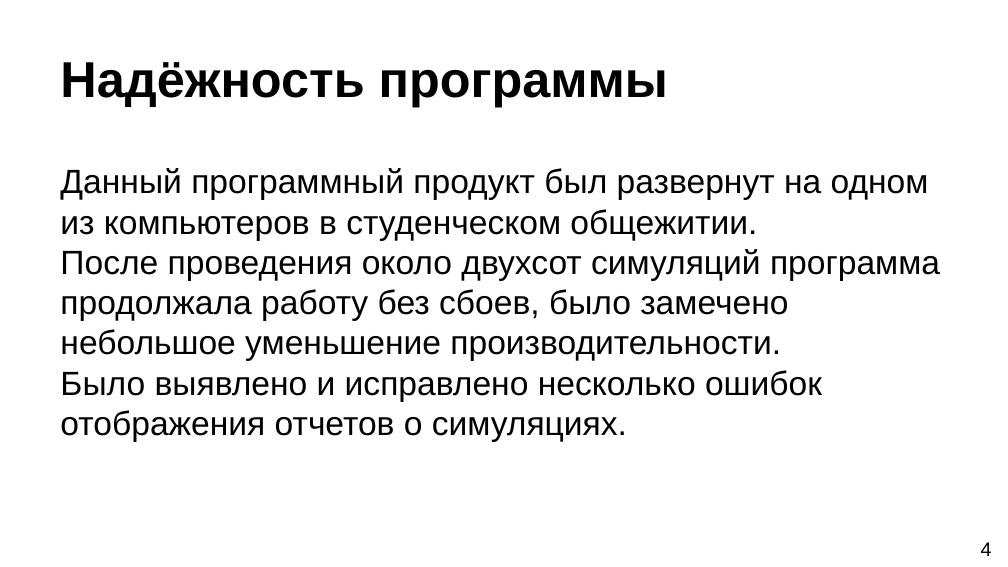
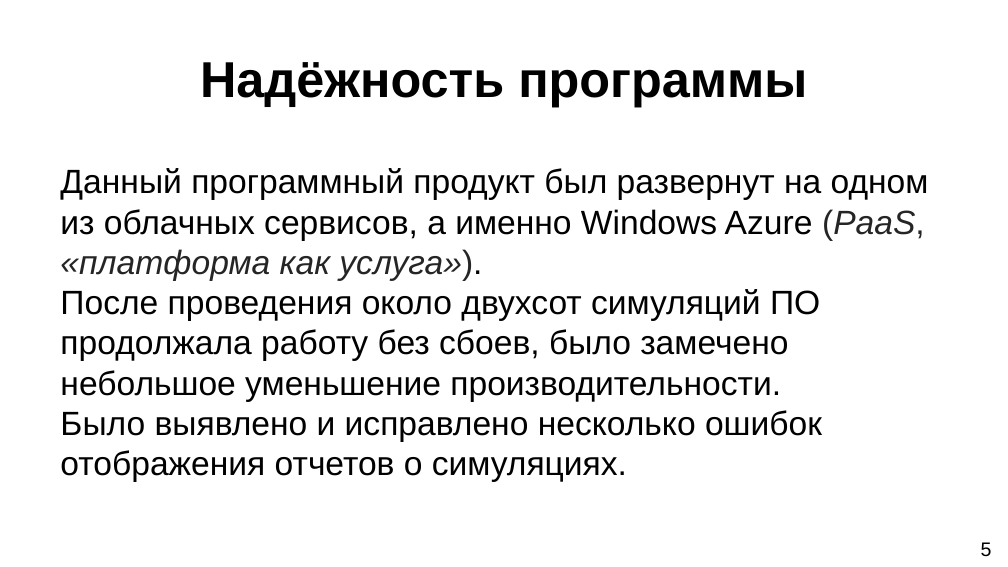
Before and after one commit to DirectoriX/TPRG-TradingTerminal, a slide deck: slide 7 of Отчёты/Торговый терминал.pptx (slide 5 before the commit). Drawn at 1008x567 pixels with LibreOffice and Linux fonts; fonts in the diff are those of the drawing; background and template pictures are left out. Boxes give left, top, right and bottom in pixels: in the first picture for what was removed or moved away, otherwise in the second. Text is boxed around its words. In the diff, an @@ line names an element or a change of style, - is before the commit and + after.

Commit message:
new presentations

```diff
--- a/Отчёты/Торговый терминал.pptx
+++ b/Отчёты/Торговый терминал.pptx
@@ title "Надёжность программы" at (200,62,807,107): alignment left to centre @@
@@ text at (60,168,929,402): text changed @@
-Данный программный продукт был развернут на одном из компьютеров в студенческом общежитии.
-После проведения около двухсот симуляций программа продолжала работу без сбоев, было замечено небольшое уменьшение производительности.
+Данный программный продукт был развернут на одном из облачных сервисов, а именно Windows Azure (PaaS, «платформа как услуга»).
+После проведения около двухсот симуляций ПО продолжала работу без сбоев, было замечено небольшое уменьшение производительности.
@@ text at (981,542,992,557): text changed @@
-4
+5
```
Also in this commit, not shown: 11 other slides changed, 2 slides added, 1 other file.
